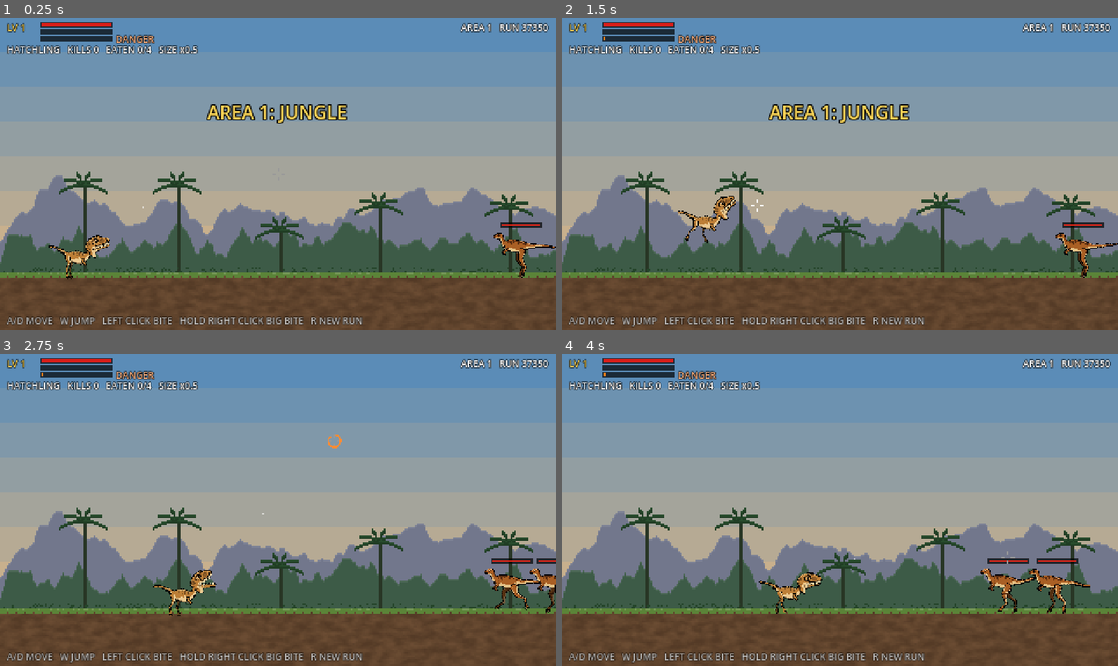
Above: before the commit, frames 1-4 (two rows, left to right).
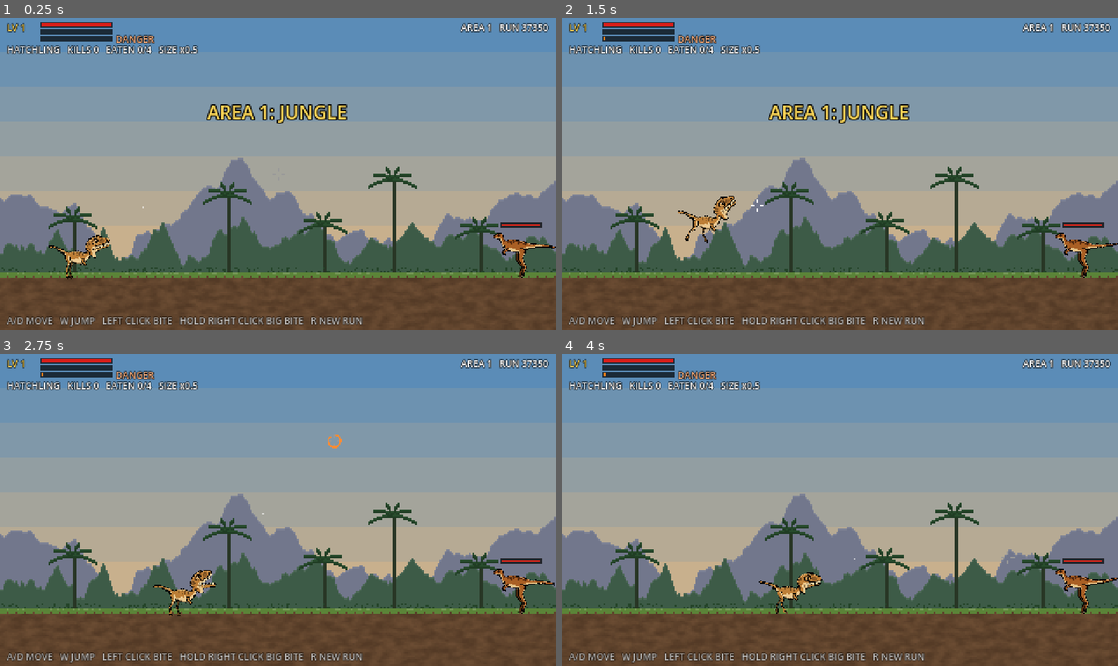
Above: after the commit, the same moments.

Repository: eflare17/Smashed-tv
Game: Godot game, scene res://main.tscn
The game is run twice, just before and just after one commit, with the same random seed, the same clock (stepped at 60 frames per second) and the same inputs.
Inputs (mouse positions are in pixels of both pictures, inside the frame that each line leads up to):
- Up to frame 1 (0.25 s): no input
- Up to frame 2 (1.5 s): move the mouse to (962, 158) at 0.52 s; hold D (right) 0.53-1.25 s; hold Right mouse button (big) 0.53-1.25 s; tap W (jump) at 0.77, 1.07 s; click (962, 158) at 0.8 s; drag from (728, 189) to (812, 236) at 1.27 s
- Up to frame 3 (2.75 s): tap Enter at 2 s; move the mouse to (333, 441) at 2.02 s; hold D (right) from 2.03 s (still down); hold Right mouse button (big) from 2.03 s (still down); tap W (jump) at 2.1 s
- Up to frame 4 (4 s): release D (right) at 2.75 s; release Right mouse button (big) at 2.75 s; drag from (812, 572) to (673, 463) at 2.77 s; move the mouse to (1006, 556) at 3.52 s; hold A (left) from 3.53 s (still down); click (1006, 556) at 3.6 s; tap W (jump) at 3.77, 3.8 s

The runs differ from the first frame. In frame 1, 13% of the frame differs, in the area x 0-100%, y 44-82%; in frame 2, 13%; in frame 3, 14%; in frame 4, 14%, in the area x 0-100%, y 44-84%.

Commit message:
Dino: the runners family: compsognathus groups that scatter, gallimimus stampedes, corythosaurus honks
Co-Authored-By: Claude Opus 5.5 <noreply@anthropic.com>

Diff:
--- a/dino/scripts/area.gd
+++ b/dino/scripts/area.gd
@@ -39,9 +39,9 @@
 const SINK := 5.0
 ## What a herd is made of. LONE kinds come one at a time; every area has at least one of each GUARANTEED kind
 ## (the newer dinosaurs, so a normal run meets them).
-enum { HERD_GRAZER, HERD_RUNNER, HERD_CHARGER, HERD_ANKYLO }
+enum { HERD_GRAZER, HERD_RUNNER, HERD_CHARGER, HERD_ANKYLO, HERD_COMPY, HERD_GALLI, HERD_CORYTHO }
 const LONE := [HERD_CHARGER, HERD_ANKYLO]
-const GUARANTEED := [HERD_ANKYLO]
+const GUARANTEED := [HERD_ANKYLO, HERD_COMPY, HERD_GALLI, HERD_CORYTHO]
 
 var number := 1
 var seed_value := 0
@@ -112,7 +112,7 @@
 					ground.append(st)
 			if _rng.randf() < 0.6:
 				var kind := herd_kind(_rng)
-				herds.append([x + w * 0.5, 1 if kind in LONE else _rng.randi_range(1, 2), kind])
+				herds.append([x + w * 0.5, _herd_size(kind, 2), kind])
 			x += w
 		elif roll < 0.7:
 			# a rock shelf in the air: jump up through it and stand on it
@@ -120,18 +120,19 @@
 			platforms.append(Rect2(x, ground_y - _rng.randi_range(28, 36), w, 6))
 		else:
 			var kind := herd_kind(_rng)
-			herds.append([x + _rng.randf_range(-40.0, 40.0), 1 if kind in LONE else _rng.randi_range(1, 2 + mini(n, 2)), kind])
+			herds.append([x + _rng.randf_range(-40.0, 40.0), _herd_size(kind, 2 + mini(n, 2)), kind])
 		x += _rng.randf_range(170.0, 380.0)
 	# at least one of each newer kind, in the first half or so (one of the herds there becomes it)
 	for kind: int in GUARANTEED:
 		if herds.any(func(hd: Array) -> bool: return hd[2] == kind and hd[0] < width * 0.6):
 			continue
-		var early := herds.filter(func(hd: Array) -> bool: return hd[0] < width * 0.6)
+		# turn an ordinary herd early on into this kind, or add one if there's none to spare
+		var early := herds.filter(func(hd: Array) -> bool: return hd[0] < width * 0.6 and not GUARANTEED.has(hd[2]))
 		if early.is_empty():
-			herds.append([width * 0.4, 1, kind])
+			herds.append([_rng.randf_range(width * 0.15, width * 0.6), _herd_size(kind, 2), kind])
 		else:
 			var hd: Array = early[_rng.randi() % early.size()]
-			hd[1] = 1
+			hd[1] = _herd_size(kind, 2)
 			hd[2] = kind
 	# always something to eat near the start
 	herds.push_front([300.0, 2, HERD_RUNNER])
@@ -570,12 +571,25 @@
 			img.set_pixel(x, y, c)
 	return img
 
-## A random kind of herd: small runners most often, then the big grazers, then a lone ankylosaurus or charger.
-## PLACEHOLDER mix (owner: "more variety", 26 Oct).
+## How many in a herd of `kind`: one for the LONE kinds, a little group of compys, a few gallimimus or
+## corythosaurus, else 1 to `most`. PLACEHOLDER numbers.
+func _herd_size(kind: int, most: int) -> int:
+	match kind:
+		HERD_COMPY:
+			return _rng.randi_range(3, 5)
+		HERD_GALLI:
+			return _rng.randi_range(2, 4)
+		HERD_CORYTHO:
+			return _rng.randi_range(2, 3)
+	return 1 if kind in LONE else _rng.randi_range(1, most)
+
+## A random kind of herd. PLACEHOLDER mix (owner: "more variety", 26 Oct), in shares of 100: runners 18, compys 12,
+## grazers 16, gallimimus 12, corythosaurus 12, chargers 12, ankylosaurus 18.
 func herd_kind(rng: RandomNumberGenerator) -> int:
-	var r := rng.randf()
-	if r < 0.35:
-		return HERD_RUNNER
-	if r < 0.65:
-		return HERD_GRAZER
-	return HERD_CHARGER if r < 0.8 else HERD_ANKYLO
+	var r := rng.randf() * 100.0
+	for kind_share: Array in [[HERD_RUNNER, 18], [HERD_COMPY, 12], [HERD_GRAZER, 16], [HERD_GALLI, 12],
+			[HERD_CORYTHO, 12], [HERD_CHARGER, 12]]:
+		if r < kind_share[1]:
+			return kind_share[0]
+		r -= kind_share[1]
+	return HERD_ANKYLO
--- a/dino/scripts/art_loader.gd
+++ b/dino/scripts/art_loader.gd
@@ -23,6 +23,10 @@
 	"charger": {"stand": 46.0, "legs": 4, "hips": [0.34, 0.6], "hip_y": 0.6, "tail": 0.2, "head": 0.66, "head_y": 1.0},
 	# the front hip sits over the stub of a front leg the sheet drew on the body, so the game's leg hides it
 	"ankylosaurus": {"stand": 34.0, "legs": 4, "hips": [0.4, 0.7], "hip_y": 0.8, "leg_scale": 0.45, "tail": 0.3, "head": 0.8, "head_y": 1.0},
+	# the runners family (26 Oct): first guesses, tuned by eye
+	"compsognathus": {"width": 24.0, "legs": 2, "tail": 0.45, "neck": 0.78, "head": 0.86, "head_y": 0.6},
+	"gallimimus": {"width": 46.0, "legs": 2, "tail": 0.45, "neck": 0.76, "head": 0.88, "head_y": 0.35},
+	"corythosaurus": {"stand": 52.0, "legs": 2, "hips": [0.45], "tail": 0.32, "neck": 0.72, "neck_y": 0.6, "head": 0.8, "head_y": 0.45},
 	"flyer": {"width": 38.0, "wing_scale": 0.75, "legs": 0, "hips": [0.4, 0.5], "hip_y": 0.6, "shoulder": [0.55, 0.5], "tail": 0.22, "head": 0.3, "head_y": 0.42},
 }
 
@@ -31,6 +35,7 @@
 const ENABLED := {
 	"hatchling": true, "raptor": true, "allosaur": true, "tyrant": true,
 	"grazer": true, "runner": true, "charger": true, "flyer": true, "ankylosaurus": true,
+	"compsognathus": true, "gallimimus": true, "corythosaurus": true,
 }
 
 static var _cache := {}
--- a/dino/scripts/main.gd
+++ b/dino/scripts/main.gd
@@ -235,7 +235,8 @@
 	player.vel = Vector2.ZERO
 	for h: Array in area.herds:
 		for k in h[1]:
-			_spawn_herd_kind(h[2], h[0] + k * 50.0)
+			# compys bunch up tight; everything else stands a body length apart
+			_spawn_herd_kind(h[2], h[0] + k * (20.0 if h[2] == Area.HERD_COMPY else 50.0))
 	# fresh ground: the sooner you got out of the last area, the more it pays
 	if n > 1:
 		var k := 1.0 - danger() * 0.75
@@ -256,6 +257,12 @@
 			return spawn_prey(x, Prey.RUNNER)
 		Area.HERD_CHARGER:
 			return _add(Charger.new(), x)
+		Area.HERD_COMPY:
+			return spawn_prey(x, Prey.COMPY)
+		Area.HERD_GALLI:
+			return spawn_prey(x, Prey.GALLIMIMUS)
+		Area.HERD_CORYTHO:
+			return spawn_prey(x, Prey.CORYTHO)
 		Area.HERD_ANKYLO:
 			return _add(Ankylosaurus.new(), x)
 	return spawn_prey(x)
@@ -353,7 +360,12 @@
 		_herd_t = 5.0
 		var live := creatures.filter(func(c): return not is_attacker(c) and not (c is Hunter or c is Flyer) and not c.dead).size()
 		if live < 2 + area_n:
-			_spawn_herd_kind(area.herd_kind(rng), _offscreen_x())
+			# the runners family comes in groups (a lone compy is no herd); the rest one at a time
+			var kind := area.herd_kind(rng)
+			var group: int = area._herd_size(kind, 1) if kind in [Area.HERD_COMPY, Area.HERD_GALLI, Area.HERD_CORYTHO] else 1
+			var x0 := _offscreen_x()
+			for k in group:
+				_spawn_herd_kind(kind, x0 + k * (20.0 if kind == Area.HERD_COMPY else 40.0) * signf(x0 - player.position.x))
 	if _warned == 0 and area_t >= PREY_DRY:
 		_warned = 1
 		hud.show_banner("THE HERDS HAVE MOVED ON", 2.5)
@@ -397,6 +409,11 @@
 		out.append([at + Vector2(rng.randf_range(-4.0, 4.0), rng.randf_range(-3.0, 0.0)),
 				Color(1.0, rng.randf_range(0.4, 0.9), 0.1)])
 	return out
+
+## A corythosaurus honks the alarm (Prey._scare): the herd around it bolts.
+func honk(c: Prey) -> void:
+	sfx.play("honk", 0.05, 0.0)
+	_popups.append(["HONK!", c.global_position + Vector2(0, -c.height * c.scale.y - 10.0), 1.0, Color(0.85, 1.0, 0.6)])
 
 func shake(amount: float) -> void:
 	_shake = minf(_shake + amount, 1.2)
@@ -1092,7 +1109,8 @@
 		return 40.0
 	if c is Flyer:
 		return 12.0
-	return 15.0 if c.kind == Prey.RUNNER else 30.0
+	# the runners family: compsognathus 5, gallimimus 35, corythosaurus 45 (owner OK'd the suggestions, 26 Oct)
+	return [30.0, 15.0, 5.0, 35.0, 45.0][c.kind]
 
 ## Kilograms of meat in one of `c`'s pixels: the whole body's meat (bigger for a bigger one) over its pixels.
 func _kg_px(c: Prey) -> float:
@@ -1111,4 +1129,4 @@
 		return XP_KILL_HUNTER
 	if c is Flyer:
 		return 20
-	return 6 if c.kind == Prey.RUNNER else XP_KILL_PREY
+	return [XP_KILL_PREY, 6, 3, 12, 12][c.kind]
--- a/dino/scripts/prey.gd
+++ b/dino/scripts/prey.gd
@@ -6,7 +6,13 @@
 ## a small fast skittish one (little meat, but your size at the start). Hunter, Charger and Flyer build on this.
 
 enum { GRAZE, FLEE, DEAD }
-enum { GRAZER, RUNNER }
+## The runners family (owner's pick, 26 Oct): COMPY (compsognathus) comes in little groups that scatter every which
+## way; GALLIMIMUS herds stampede together, faster than anything, but tire; CORYTHO (corythosaurus) honks and the
+## whole herd bolts.
+enum { GRAZER, RUNNER, COMPY, GALLIMIMUS, CORYTHO }
+## How far a scare spreads through the same kind (COMPY, GALLIMIMUS, CORYTHO), and how long between honks.
+const ALARM_RANGE := {COMPY: 90.0, GALLIMIMUS: 140.0, CORYTHO: 260.0}
+const HONK_EVERY := 3.0
 
 ## Placeholder death rule: under this much of its body left, or of its head.
 const DIE_MASS := 0.5
@@ -37,9 +43,12 @@
 ## In your jaws (a big bite): it can't go anywhere, it just thrashes (or, dead, hangs there).
 var held := false
 var _held_t := 0.0
+var _honk_t := 0.0
 
 func _ready() -> void:
-	if kind == RUNNER:
+	if kind in [COMPY, GALLIMIMUS, CORYTHO]:
+		_ready_runner_family()
+	elif kind == RUNNER:
 		var art := ArtLoader.rig("runner")
 		build(art if not art.is_empty() else DinoArt.runner())
 		if art.is_empty():
@@ -60,6 +69,31 @@
 		flee_time = 1.4
 		rest_time = 1.3
 
+## PLACEHOLDER numbers for the runners family. Each falls back to the code-drawn runner without its sprites.
+func _ready_runner_family() -> void:
+	var art := ArtLoader.rig(["", "", "compsognathus", "gallimimus", "corythosaurus"][kind])
+	build(art if not art.is_empty() else DinoArt.runner())
+	match kind:
+		COMPY:
+			wander_speed = 26.0
+			run_speed = 80.0
+			flee_time = 0.7
+			rest_time = 0.6
+			scare_range = 80.0
+		GALLIMIMUS:
+			# faster than you flat out, for longer than the grazer, but it has to stop and blow
+			wander_speed = 26.0
+			run_speed = 130.0
+			flee_time = 2.2
+			rest_time = 1.6
+			scare_range = 110.0
+		CORYTHO:
+			wander_speed = 18.0
+			run_speed = 75.0
+			flee_time = 1.8
+			rest_time = 1.0
+			scare_range = 70.0
+
 ## Held in your jaws: thrash in place and bleed. Returns true if it was (and the normal step is skipped).
 func held_step(delta: float, rng: RandomNumberGenerator) -> bool:
 	if not held:
@@ -81,6 +115,7 @@
 		return
 	_t -= delta
 	_rest -= delta
+	_honk_t -= delta
 	var near := absf(threat.x - global_position.x) < scare_range and absf(threat.y - global_position.y) < 50.0
 	match state:
 		GRAZE:
@@ -119,11 +154,28 @@
 		animate(delta, absf(vel.x) > 3.0, 3.0 + absf(vel.x) * 0.13)
 	_bleed_step(delta, rng)
 
-func _scare() -> void:
+## Off it runs, away from you. In the runners family the scare spreads to the same kind nearby (`spread`): compys
+## each bolt their own way, a gallimimus herd stampedes together, and a corythosaurus honks first.
+func _scare(spread := true) -> void:
 	state = FLEE
 	_flee_t = flee_time
 	var away := signf(global_position.x - game.player.global_position.x)
 	_dir = away if away != 0.0 else 1.0
+	if kind == COMPY and randf() < 0.5:
+		_dir = -_dir
+	if not spread or not ALARM_RANGE.has(kind):
+		return
+	if kind == CORYTHO:
+		if _honk_t > 0.0:
+			return
+		_honk_t = HONK_EVERY
+		game.honk(self)
+	for c in game.creatures:
+		if c != self and c is Prey and c.kind == kind and not c.dead and c.state != FLEE \
+				and absf(c.global_position.x - global_position.x) < ALARM_RANGE[kind]:
+			c._scare(false)
+			if kind == CORYTHO:
+				c._honk_t = HONK_EVERY
 
 ## Bitten (the scene root calls this after carving): flash, flinch, run. Returns true if that killed it.
 func hurt(from: Vector2) -> bool:
--- a/dino/scripts/sfx.gd
+++ b/dino/scripts/sfx.gd
@@ -28,6 +28,7 @@
 	_sounds["thud"] = _make(0.35, _thud)
 	_sounds["rip"] = _make(0.45, _rip)
 	_sounds["roar"] = _make(0.7, _roar)
+	_sounds["honk"] = _make(0.6, _honk)
 
 func play(sound: String, pitch_jitter := 0.06, db := 0.0) -> void:
 	var p := _players[_next]
@@ -97,3 +98,11 @@
 	# something big coming off: a long ragged tear with cracks in it
 	var crack := _noise() * (1.0 if _rng.randf() < 0.2 else 0.4)
 	return crack * (1.0 - k) * (0.6 + 0.4 * sin(TAU * 23.0 * t)) * 0.8
+
+## A corythosaurus honk: a low hollow horn through its crest, sliding up a little, with a nasal edge.
+func _honk(t: float, k: float) -> float:
+	var f := lerpf(105.0, 125.0, minf(1.0, k * 3.0))
+	var ph := fmod(t * f, 1.0)
+	var horn := sin(TAU * f * t) * 0.5 + sin(TAU * f * 2.0 * t) * 0.3 + (absf(ph * 2.0 - 1.0) * 2.0 - 1.0) * 0.2
+	var swell := minf(1.0, k * 8.0) * pow(1.0 - k, 0.7)
+	return horn * swell * 0.8
--- a/dino/tests/test_bite.gd
+++ b/dino/tests/test_bite.gd
@@ -386,6 +386,41 @@
 	var rn: Prey = main.spawn_prey(1600.0, Prey.RUNNER)
 	await _frames(2)
 	_check("a runner is smaller and faster than a grazer", _mass(rn) < 600 and rn.run_speed > 68.0, "%d px" % _mass(rn))
+
+	# the runners family: compys scatter every which way, a gallimimus herd stampedes together, a corythosaurus honks
+	pl.position = Vector2(1900.0, main.GROUND_Y)
+	var compys: Array = []
+	for k in 8:
+		compys.append(main.spawn_prey(1960.0 + k * 6.0, Prey.COMPY))
+	var gallis: Array = []
+	for k in 3:
+		gallis.append(main.spawn_prey(2300.0 + k * 40.0, Prey.GALLIMIMUS))
+	var coryths: Array = []
+	for x in [2700.0, 2760.0, 2820.0, 3300.0]:
+		coryths.append(main.spawn_prey(x, Prey.CORYTHO))
+	await _frames(2)
+	for c: Prey in compys + gallis + coryths:
+		c.state = Prey.GRAZE
+		c.set("_rest", 0.0)
+	compys[0].hurt(pl.global_position)
+	var dirs := {}
+	for c: Prey in compys:
+		dirs[c.get("_dir")] = true
+	_check("one compy scared scatters the group every which way", compys.all(func(c: Prey) -> bool: return c.state == Prey.FLEE) and dirs.size() == 2)
+	pl.position = Vector2(2240.0, main.GROUND_Y)
+	gallis[0].hurt(pl.global_position)
+	var same: bool = gallis.all(func(c: Prey) -> bool: return c.state == Prey.FLEE and c.get("_dir") == gallis[0].get("_dir"))
+	_check("a gallimimus herd stampedes together, faster than the grazer", same and gallis[0].run_speed > 105.0,
+			"%.0f vs the grazer's 105" % gallis[0].run_speed)
+	pl.position = Vector2(2650.0, main.GROUND_Y)
+	var popups_before: int = main.get("_popups").size()
+	coryths[0].hurt(pl.global_position)
+	var honked: bool = main.get("_popups").any(func(pu: Array) -> bool: return pu[0] == "HONK!")
+	_check("a corythosaurus honks and its herd bolts", honked and coryths.slice(0, 3).all(func(c: Prey) -> bool: return c.state == Prey.FLEE))
+	_check("...but not one too far away to hear", coryths[3].state != Prey.FLEE)
+	for c: Prey in compys + gallis + coryths:
+		c.queue_free()
+		main.creatures.erase(c)
 
 	# the danger clock: the longer you stay, the sooner and more things come, and the herds stop coming
 	var lvl0: int = main.level
@@ -472,7 +507,7 @@
 		for kind: int in Area.GUARANTEED:
 			if not ar.herds.any(func(hd: Array) -> bool: return hd[2] == kind and hd[0] < ar.width * 0.65):
 				all_have = false
-	_check("every area has an ankylosaurus early on", all_have)
+	_check("every area has each newer kind early on (ankylosaurus, compys, gallimimus, corythosaurus)", all_have)
 
 	# areas: the same run seed builds the same area, another seed a different one
 	var a1 := Area.new()
Not shown, changed: dino/PLAN.md
